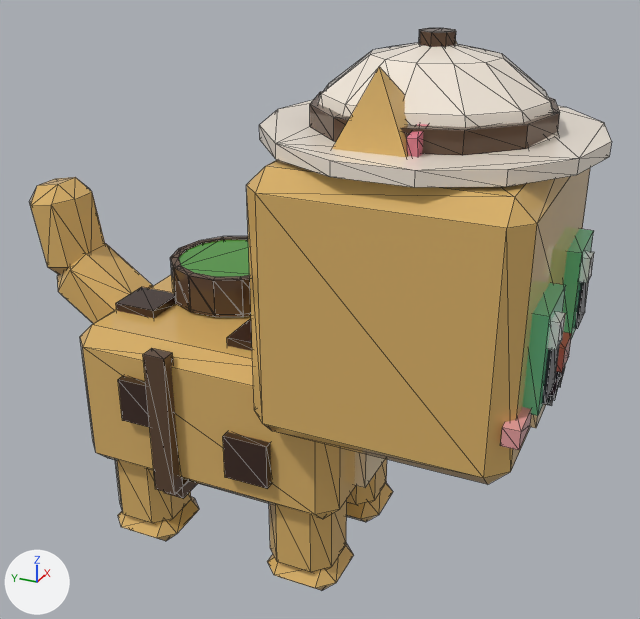
What one commit did to the glTF model assets/cat-cafe/exports/CatCafe_Cat_Bengal.glb.
Camera for both pictures: a 50 mm lens placed at (-2.52, -1.3, 2.21), pointed at (0.0, -0.17, 0.94). Arrows for +X, +Y and +Z are at lower left; the lights stay in place. The first picture is the older version. Mesh edges are drawn as thin lines. Vertices at exactly the same position are counted once.

The first picture shows 'CatCafe_Cat_Bengal_Body', 'CatCafe_Cat_Bengal_EarR', 'CatCafe_Cat_Bengal_Eye1', 'CatCafe_Cat_Bengal_Eye2', 'CatCafe_Cat_Bengal_Head', 'CatCafe_Cat_Bengal_LegB2', 'CatCafe_Cat_Bengal_LegF1', 'CatCafe_Cat_Bengal_LegF2', 'CatCafe_Cat_Bengal_Prop', 'CatCafe_Cat_Bengal_Prop2', 'CatCafe_Cat_Bengal_Tail'.
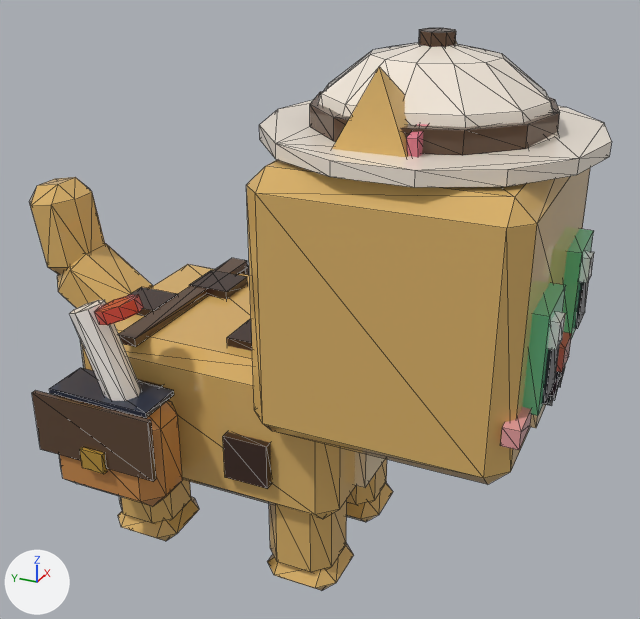
What changed in the scene script:
```text
Change me_catcafe_cat_bengal_body:
    used by ob_catcafe_cat_bengal_body; location = (0.0, 0.0, 0.0)
    remove me_catcafe_cat_bengal_body.from_pydata(...)  # 96 vertices, 152 faces; spans x -0.4..0.4, y -0.419..0.619, z 0.33..0.911
    add me_catcafe_cat_bengal_body.from_pydata(...)  # 216 vertices, 352 faces; spans x -0.626..0.4, y -0.419..0.619, z 0.303..1.107
    me_catcafe_cat_bengal_body part 1: a new loose piece, a box spanning x -0.386..0.386, y 0.324..0.394, z 0.878..0.908, in mat_catcafe_palette
    me_catcafe_cat_bengal_body part 2: a new loose piece, a box spanning x 0.368..0.397, y 0.324..0.394, z 0.33..0.881, in mat_catcafe_palette
    me_catcafe_cat_bengal_body part 3: a new loose piece, a box spanning x -0.611..-0.594, y 0.135..0.584, z 0.544..0.761, in mat_catcafe_palette
    me_catcafe_cat_bengal_body part 4: a new loose piece, a box spanning x -0.626..-0.608, y 0.316..0.403, z 0.529..0.602, in mat_catcafe_palette
    me_catcafe_cat_bengal_body part 5: a new loose piece, a box spanning x -0.569..-0.41, y 0.171..0.548, z 0.745..0.763, in mat_catcafe_palette
    me_catcafe_cat_bengal_body part 6: a new loose piece of 24 vertices spanning x -0.598..-0.381, y 0.142..0.577, z 0.377..0.754, in mat_catcafe_palette
    me_catcafe_cat_bengal_body part 7: a new loose piece of 16 vertices spanning x -0.547..-0.431, y 0.245..0.473, z 0.701..1.068, in mat_catcafe_palette
    me_catcafe_cat_bengal_body part 8: a new loose piece of 16 vertices spanning x -0.562..-0.417, y 0.219..0.37, z 1.016..1.107, in mat_catcafe_palette
    other edits to the shape of me_catcafe_cat_bengal_body do not show in these pictures
Remove ob_catcafe_cat_bengal_prop2:
    ob_catcafe_cat_bengal_prop2 = bpy.data.objects.new('CatCafe_Cat_Bengal_Prop2', me_catcafe_cat_bengal_prop2)
    ob_catcafe_cat_bengal_prop2.location = (0.0, 0.0, 0.0)
```

What differs and where, as boxes (x1, y1, x2, y2) in the pictures (640 x 619 px):
'CatCafe_Cat_Bengal_Body', reshaped (16% wider, 7% taller): before (80, 275, 385, 519); after (32, 258, 385, 519)
'CatCafe_Cat_Bengal_Prop2', deleted (brown): before (143, 236, 251, 498)
part 1 of me_catcafe_cat_bengal_body, added (brown): after (119, 258, 248, 347)
part 2 of me_catcafe_cat_bengal_body, added (mostly hidden): after (240, 266, 249, 275)
part 3 of me_catcafe_cat_bengal_body, added (brown): after (32, 390, 156, 482)
part 4 of me_catcafe_cat_bengal_body, added (brown): after (80, 447, 107, 474)
part 5 of me_catcafe_cat_bengal_body, added: after (49, 368, 174, 418)
part 6 of me_catcafe_cat_bengal_body, added (brown): after (56, 395, 183, 506)
part 7 of me_catcafe_cat_bengal_body, added: after (70, 300, 141, 401)
part 8 of me_catcafe_cat_bengal_body, added (red): after (94, 294, 144, 325)
